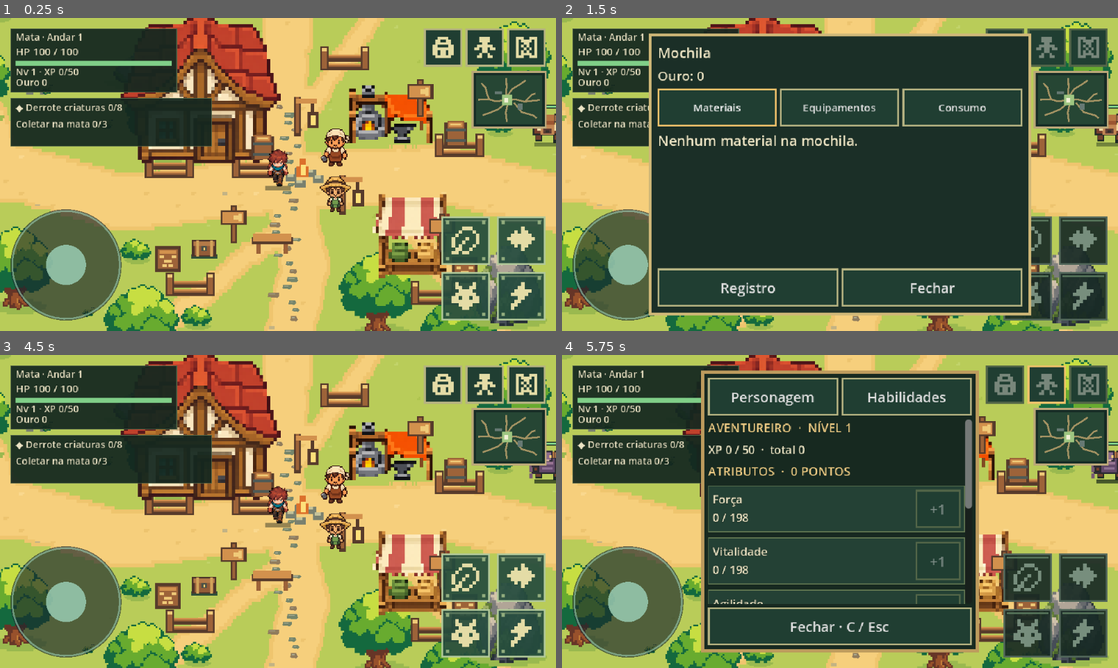
Above: before the commit, frames 1-4 (two rows, left to right).
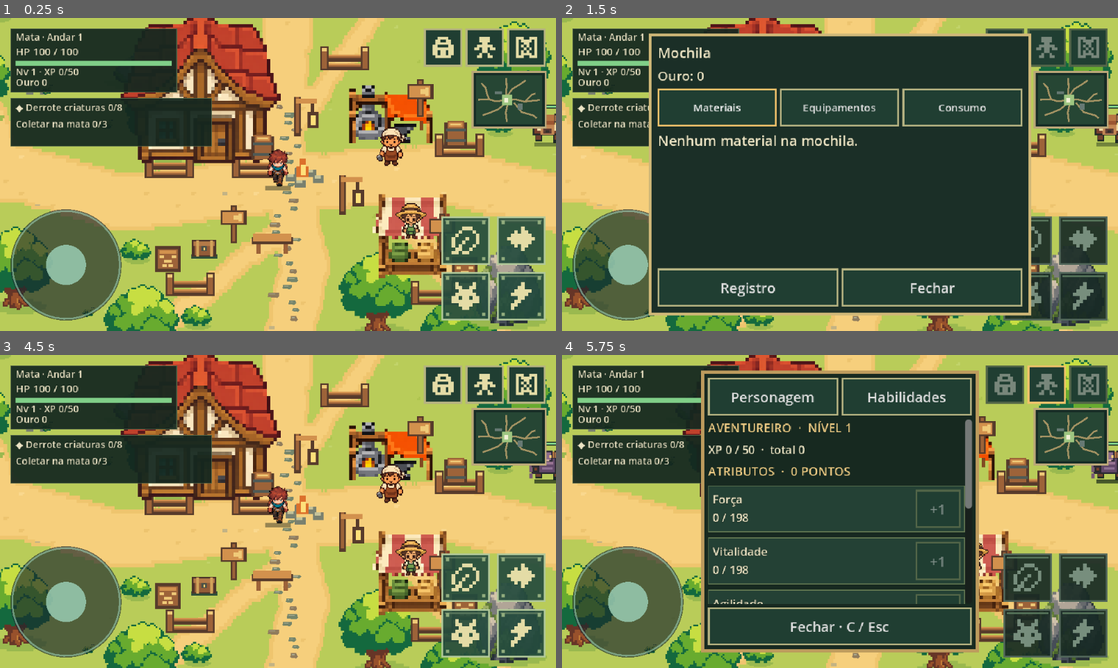
Above: after the commit, the same moments.

Repository: thiagohugo12-dotcom/arveon
Game: Godot game, scene res://scenes/main.tscn
The game is run twice, just before and just after one commit, with the same random seed, the same clock (stepped at 60 frames per second) and the same inputs.
Inputs (mouse positions are in pixels of both pictures, inside the frame that each line leads up to):
- Up to frame 1 (0.25 s): no input
- Up to frame 2 (1.5 s): click (1006, 46) at 0.52 s; click "Materiais" at 1.25 s
- Up to frame 3 (4.5 s): click "Equipamentos" at 2 s; click "Consumo" at 2.75 s; click "Registro" at 3.5 s; click "Fechar" at 4.25 s
- Up to frame 4 (5.75 s): click (1045, 383) at 5.02 s

The runs differ from the first frame. In frame 1, 1.6% of the frame differs, in the area x 57-77%, y 34-71%; in frame 2, nothing differs; in frame 3, 1.6%; in frame 4, less than 0.1%.

Commit message:
fix: place camp NPCs at their visual service areas

Diff:
--- a/scripts/presentation/floor_view.gd
+++ b/scripts/presentation/floor_view.gd
@@ -35,8 +35,13 @@
 		var npc := NPC_VIEW.new()
 		npc.kind = 0 if station == "Ferreiro" else 1
 		npc.visual_v2 = visual_v2
-		npc.position = Vector2(606, 423 if station == "Ferreiro" else 475)
+		npc.position = _npc_position(station,visual_v2)
 		add_child(npc)
+
+func _npc_position(station: String, use_v2: bool) -> Vector2:
+	if use_v2:
+		return SafeCamp.DISPLAY_STATIONS[station] + (Vector2(0,32) if station == "Ferreiro" else Vector2(-2,-39))
+	return Vector2(606, 423 if station == "Ferreiro" else 475)
 
 func set_visual_v2(enabled: bool) -> void:
 	if visual_v2 == enabled:
@@ -45,6 +50,7 @@
 	for child in get_children():
 		if child is CampNpcView:
 			child.visual_v2 = enabled
+			child.position = _npc_position("Ferreiro" if child.kind == 0 else "Vendedor",enabled)
 	if enabled and v2_view == null:
 		v2_view = FloorV2View.new()
 		v2_view.layout = self
